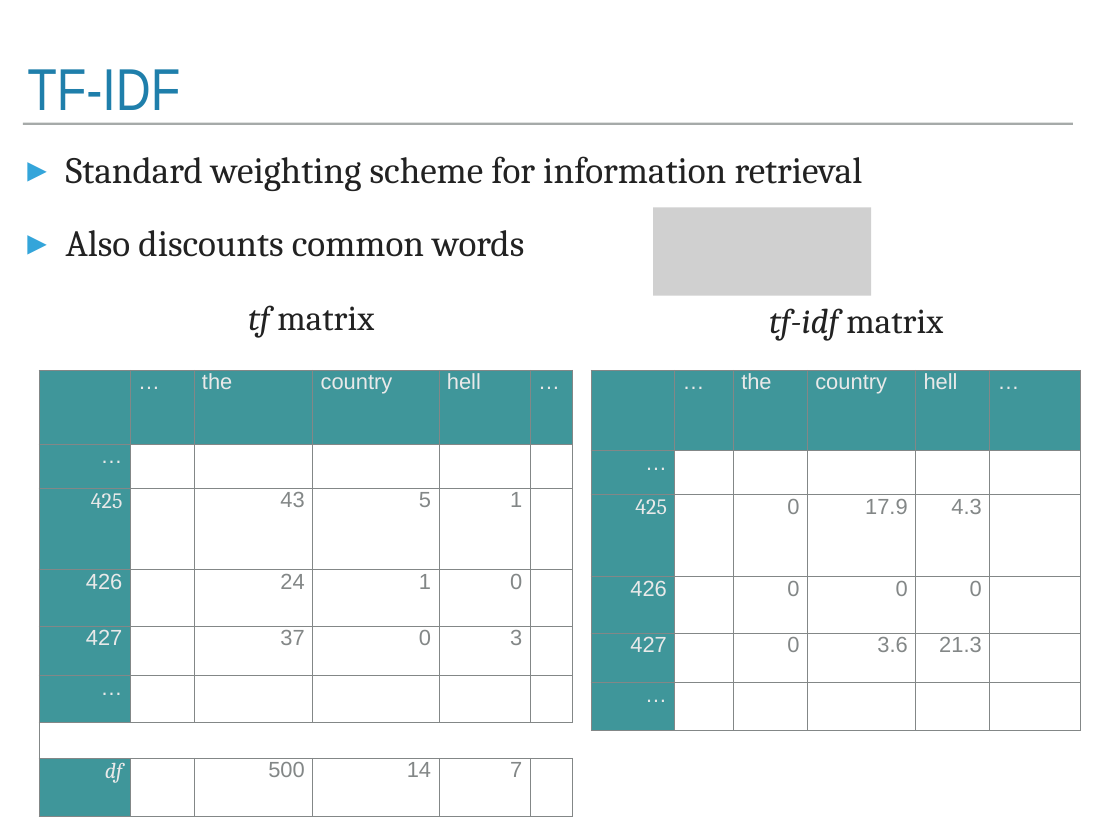
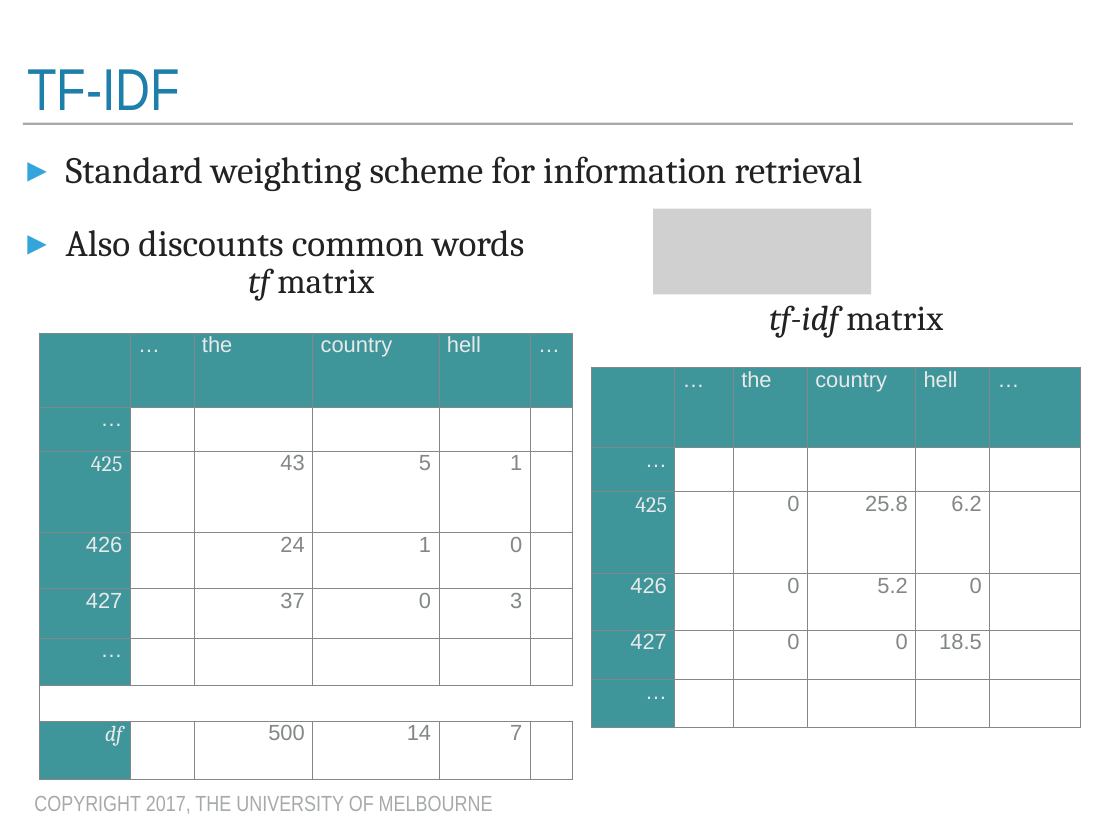
Before and after one commit to trevorcohn/comp90042, a slide deck: slide 13 of slides/WSTA_L9_distributional_semantics.pptx. Drawn at 1120x840 pixels with LibreOffice and Linux fonts; fonts in the diff are those of the drawing; grey boxes stand for pictures. Boxes give left, top, right and bottom in pixels: in the first picture for what was removed or moved away, otherwise in the second. Text is boxed around its words. In the diff, an @@ line names an element or a change of style, - is before the commit and + after.

```diff
--- a/slides/WSTA_L9_distributional_semantics.pptx
+++ b/slides/WSTA_L9_distributional_semantics.pptx
@@ text "tf matrix": place and size @@
-text "tf matrix" at bbox=[248, 305, 374, 338]
+text "tf matrix" at bbox=[248, 268, 374, 301]
@@ table: place and size @@
-table at bbox=[39, 370, 573, 817]
+table at bbox=[39, 333, 573, 780]
@@ table at bbox=[591, 368, 1080, 728] @@
-row 3, column 4: 17.9
+row 3, column 4: 25.8
-row 3, column 5: 4.3
+row 3, column 5: 6.2
-row 4, column 4: 0
+row 4, column 4: 5.2
-row 5, column 4: 3.6
+row 5, column 4: 0
-row 5, column 5: 21.3
+row 5, column 5: 18.5
@@ text added at bbox=[34, 796, 493, 814], 20 pt, text #A6AAA9 @@
+COPYRIGHT 2017, THE UNIVERSITY OF MELBOURNE
```
Also in this commit, not shown: 22 other slides changed, 7 other files.
